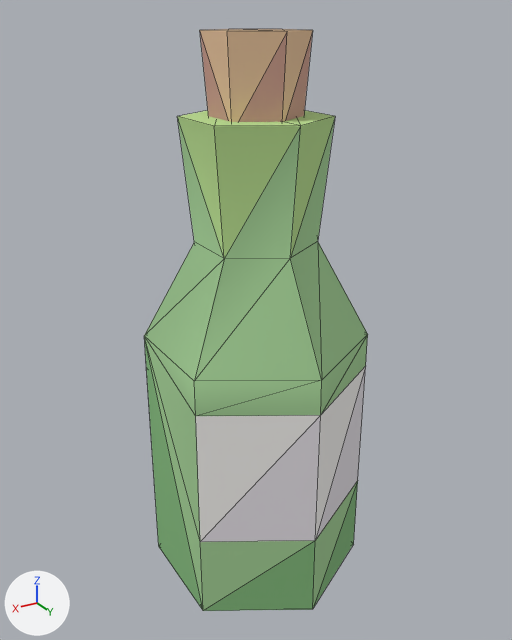
Two versions of the glTF model example_game/world/props/bottle.prop/model.glb, one commit apart.
Camera for both pictures: a 50 mm lens placed at (0.227, 0.378, 0.373), pointed at (-0.002, -0.004, 0.182). The lights are fixed; the arrows at lower left show +X, +Y and +Z. The first picture is the older version. Mesh edges are drawn as thin lines. Vertices at exactly the same position are counted once.

Names of what the first picture shows: 'model'.
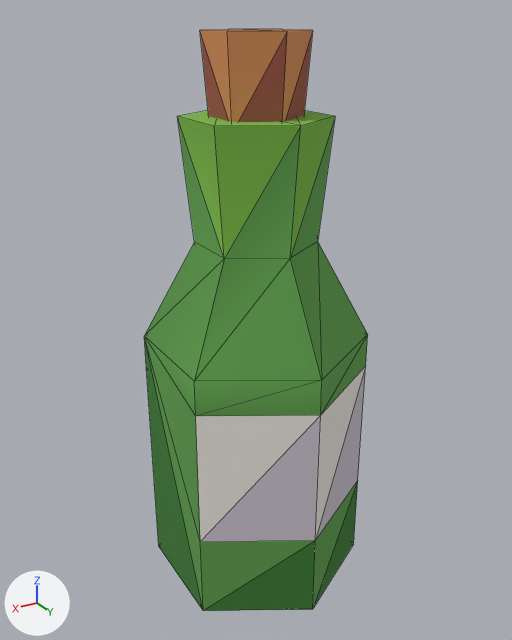
What differs and where, as boxes (x1, y1, x2, y2) in the pictures (512 x 640 px):
part 1 of me_model, recoloured (darker): (144, 31, 368, 611) in both
part 2 of me_model, recoloured: (196, 29, 366, 542) in both

What changed in the scene script:
```text
Change me_model:
    where me_model.from_pydata(...)  # 54 vertices, 94 faces; spans x -0.066..0.066, y -0.076..0.076, z -0.02..0.365
    used by ob_model
    me_model part 1: 74 faces centred in x -0.066..0.066, y -0.063..0.063, z -0.02..0.329 are repainted in the vertex colours; the middle colour goes from green #a4d090 to green #5fa047
    me_model part 2: 20 faces centred in x -0.066..0.044, y -0.063..0.063, z 0.085..0.365 are repainted in the vertex colours; the middle colour goes from pale pink #edd6c9 to pink #d9aea4
```
